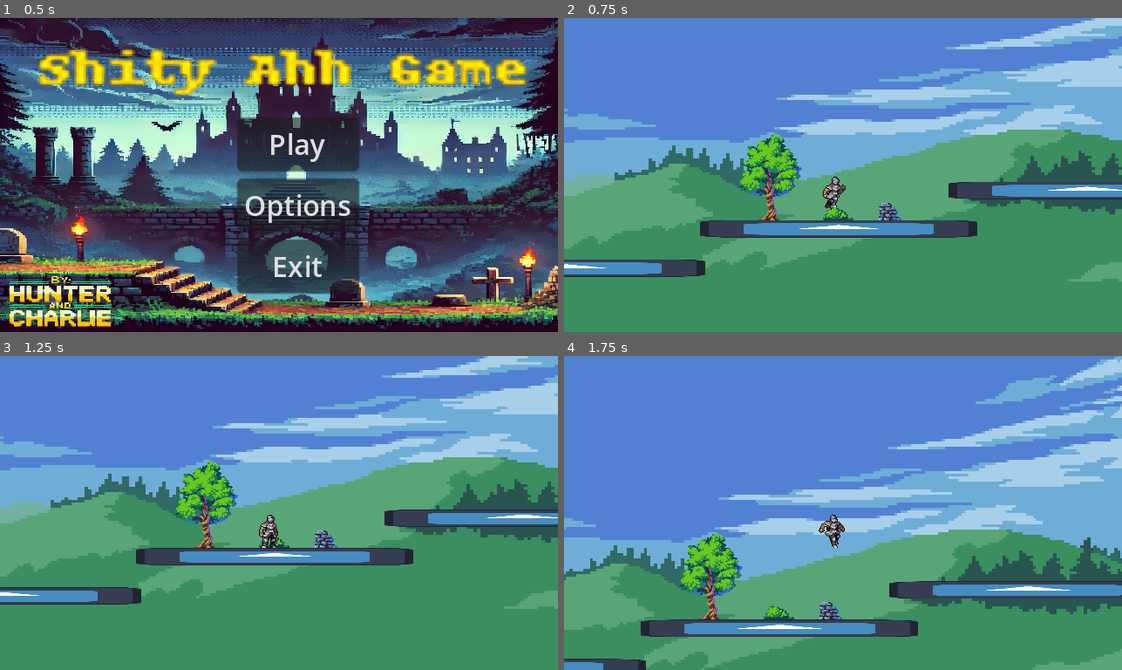
Above: before the commit, frames 1-4 (two rows, left to right).
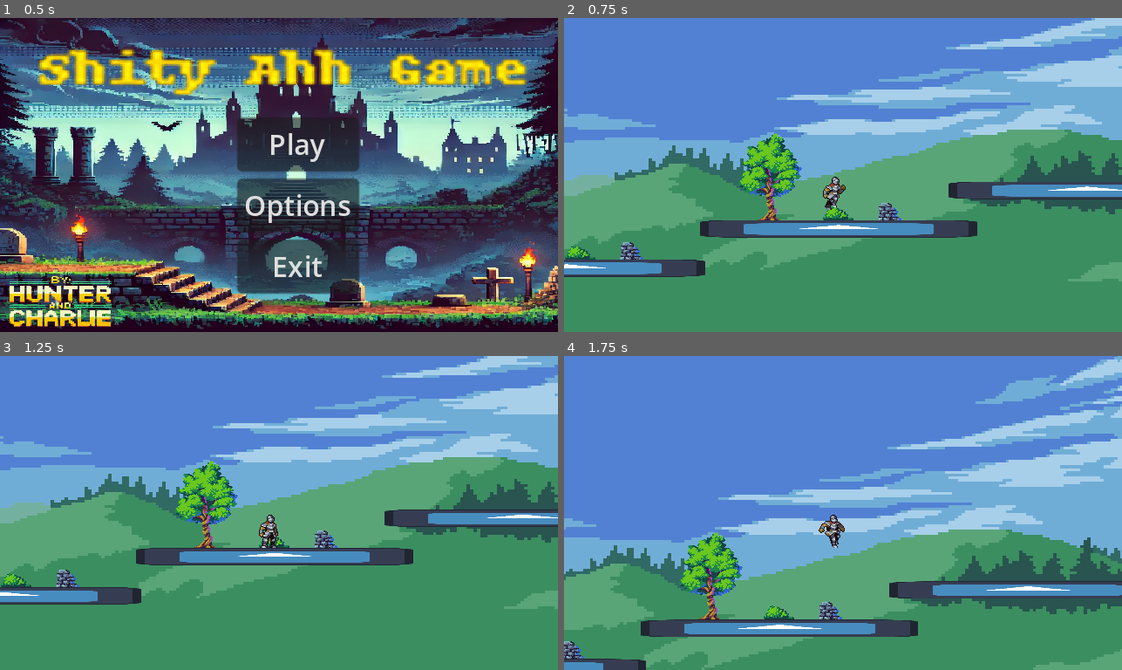
Above: after the commit, the same moments.

Repository: HunterB88/godot-4-platformer
Game: Godot game, scene res://scenes/menu.tscn
The game is run twice, just before and just after one commit, with the same random seed, the same clock (stepped at 60 frames per second) and the same inputs. The engine's default icon, where the game draws it, is replaced by a stand-in: a white triangle on a blue panel in a dark square.
Inputs (mouse positions are in pixels of both pictures, inside the frame that each line leads up to):
- Up to frame 1 (0.5 s): no input
- Up to frame 2 (0.75 s): click "Play" at 0.5 s
- Up to frame 3 (1.25 s): no input
- Up to frame 4 (1.75 s): move the mouse to (965, 497) at 1.27 s; hold D (right) from 1.28 s (still down); click (965, 497) at 1.35 s; tap Space (jump) at 1.52 s

Frame 1 is identical in both runs. In frame 2, 0.3% of the frame differs, in the area x 0-15%, y 71-77%; in frame 3, 0.3%; in frame 4, 0.1%.

Commit message:
added something for charlie

Diff:
--- a/scenes/world.tscn
+++ b/scenes/world.tscn
@@ -82,3 +82,8 @@
 z_index = -1
 position = Vector2(139, 82)
 texture = ExtResource("4_3vogw")
+
+[node name="Decors2" type="Sprite2D" parent="."]
+z_index = -1
+position = Vector2(-157, 127)
+texture = ExtResource("4_3vogw")
